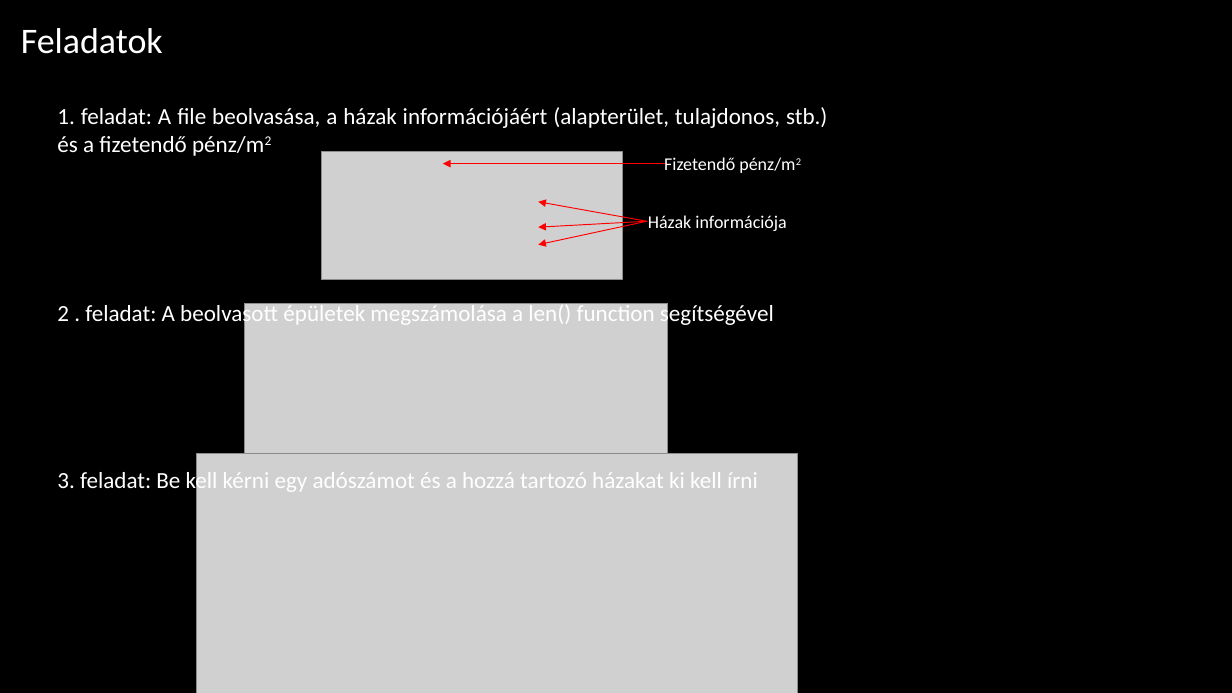
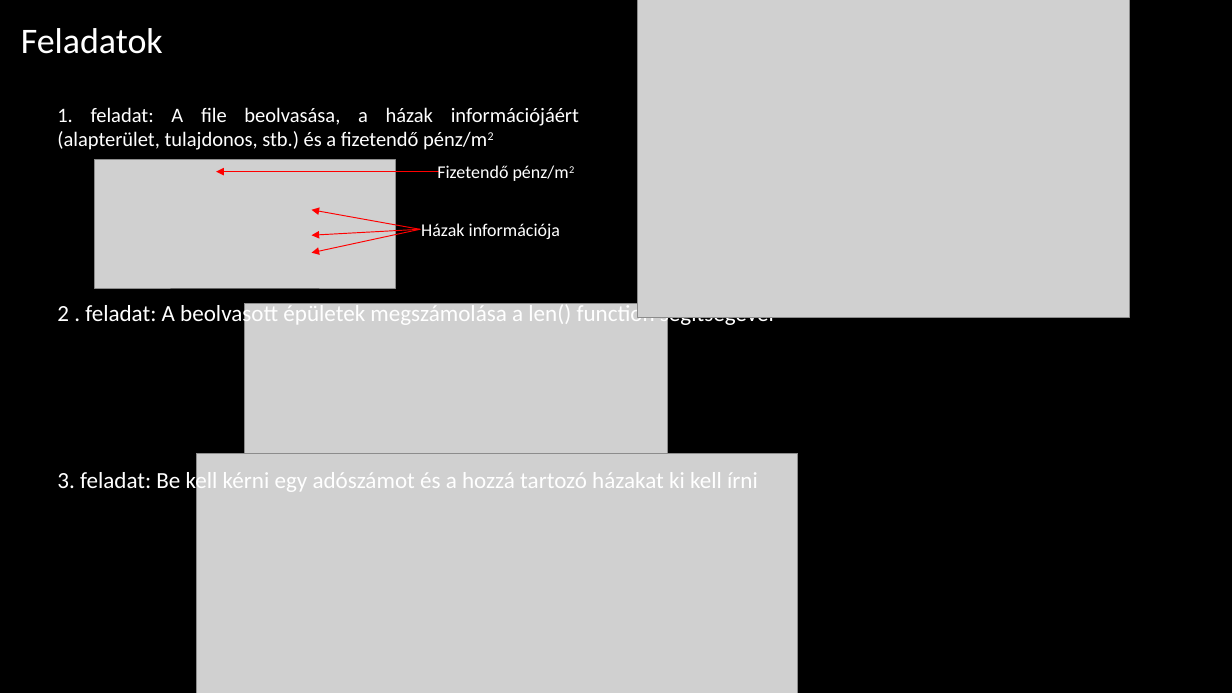
Before and after one commit to Geher-Marcell/Proj1-Epitmenyado-10A_B, a slide deck: slide 3 of BEMUTATÓ.pptx. Drawn at 1232x693 pixels with LibreOffice and Linux fonts; fonts in the diff are those of the drawing; grey boxes stand for pictures; background and template pictures are left out. Boxes give left, top, right and bottom in pixels: in the first picture for what was removed or moved away, otherwise in the second. Text is boxed around its words. In the diff, an @@ line names an element or a change of style, - is before the commit and + after.

```diff
--- a/BEMUTATÓ.pptx
+++ b/BEMUTATÓ.pptx
@@ picture added at box(638, 0, 1129, 318) @@
@@ text "1. feladat: A file beolvasása, ..." at box(57, 107, 579, 150): size 18 to 16 pt @@
@@ 1 picture, 1 text, 1 arrow: place and size @@
-1 picture, 1 text, 1 arrow at box(321, 152, 795, 280)
+1 picture, 1 text, 1 arrow at box(94, 160, 569, 288)
@@ 3 arrows: place and size @@
-3 arrows at box(539, 201, 647, 245)
+3 arrows at box(311, 210, 421, 253)
@@ text "Házak információja": place and size @@
-text "Házak információja" at box(648, 215, 786, 231)
+text "Házak információja" at box(421, 223, 560, 239)
```
Also in this commit, not shown: 1 other slide changed.
